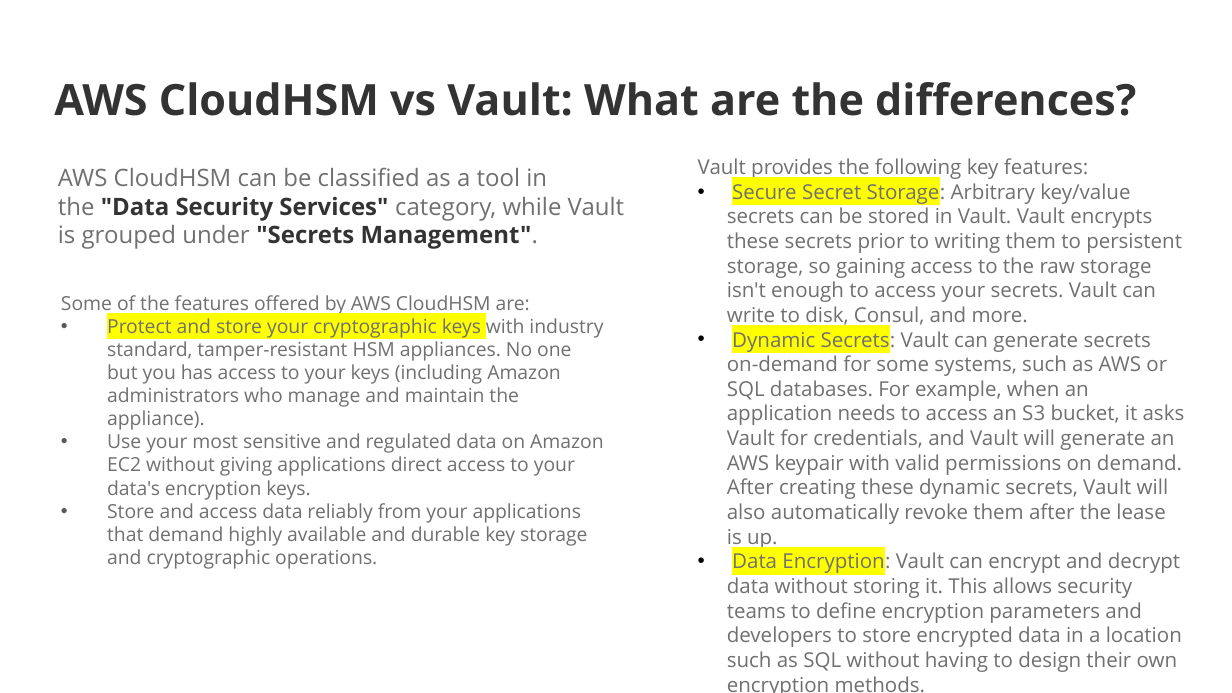
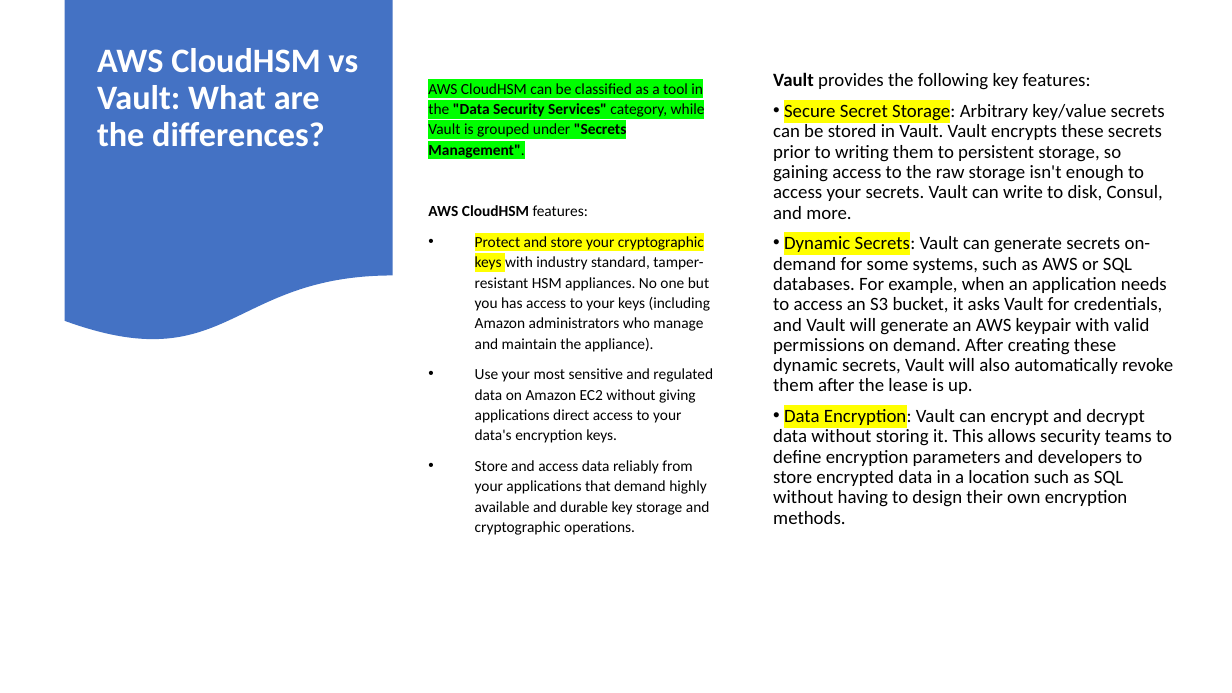
Before and after one commit to IlyaChakun/aws-iba-courses, a slide deck: slide 12 of lecture-materials/Security/cloudHSM/cloudHSM.pptx (slide 11 before the commit). Drawn at 1232x693 pixels with LibreOffice and Linux fonts; fonts in the diff are those of the drawing. Boxes give left, top, right and bottom in pixels: in the first picture for what was removed or moved away, otherwise in the second. Text is boxed around its words. In the diff, an @@ line names an element or a change of style, - is before the commit and + after.

```diff
--- a/lecture-materials/Security/cloudHSM/cloudHSM.pptx
+++ b/lecture-materials/Security/cloudHSM/cloudHSM.pptx
@@ flow chart document added at <box>64,0,392,344</box>, fill #4472C4 @@
@@ title "AWS CloudHSM vs Vault: What ...": place and size @@
-title "AWS CloudHSM vs Vault: What ..." at <box>54,82,1136,116</box>
+title "AWS CloudHSM vs Vault: What ..." at <box>97,48,358,147</box>
@@ title "AWS CloudHSM vs Vault: What ..." at <box>97,48,358,147</box>: size 25.2 to 20 pt, font Open Sans to Calibri, text colour #333333 to #FFFFFF; line spacing 1 to 0.9; vertical alignment top to middle @@
@@ text "AWS CloudHSM can be classified ...": place and size @@
-text "AWS CloudHSM can be classified ..." at <box>61,295,603,569</box>
+text "AWS CloudHSM can be classified ..." at <box>428,83,713,535</box>
@@ text at <box>428,83,705,216</box>: text changed; size 11.2 to 9 pt; font Open Sans to Calibri; text colour #707070 to #000000 @@
-Some of the features offered by AWS CloudHSM are:
+AWS CloudHSM can be classified as a tool in the "Data Security Services" category, while Vault is grouped under "Secrets Management".
+AWS CloudHSM features:
@@ text "Vault provides the following key ...": place and size @@
-text "Vault provides the following key ..." at <box>698,158,1185,693</box>
+text "Vault provides the following key ..." at <box>773,72,1173,524</box>
@@ text "Vault provides the following key ..." at <box>773,72,1173,524</box>: size 12 to 11 pt, font Open Sans to Calibri, text colour #707070 to #000000; bold on in "Vault"; line spacing 1 to 0.9; more space between paragraphs @@
@@ text removed at <box>58,167,624,249</box> @@
-AWS CloudHSM can be classified as a tool in the "Data Security Services" category, while Vault is grouped under "Secrets Management".
@@ text at <box>475,236,713,535</box>: size 11.2 to 9 pt, font Open Sans to Calibri, text colour #707070 to #000000 in "Protect and store your cryptographic keys with ...", "Use your most sensitive and regulated data ...", "Store and access data reliably from your ..."; line spacing 1 to 1.1; more space between paragraphs @@
```
Also in this commit, not shown: 14 other slides changed, 2 slides added, 19 other files.
